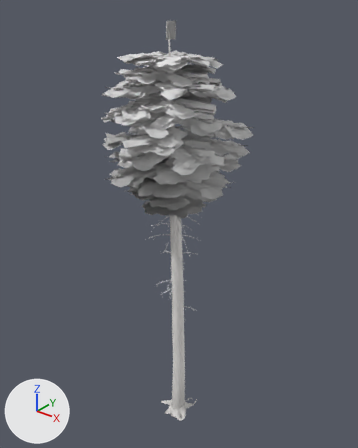
A saved change to the glTF model nuri/public/models/trees/pine_0.glb.
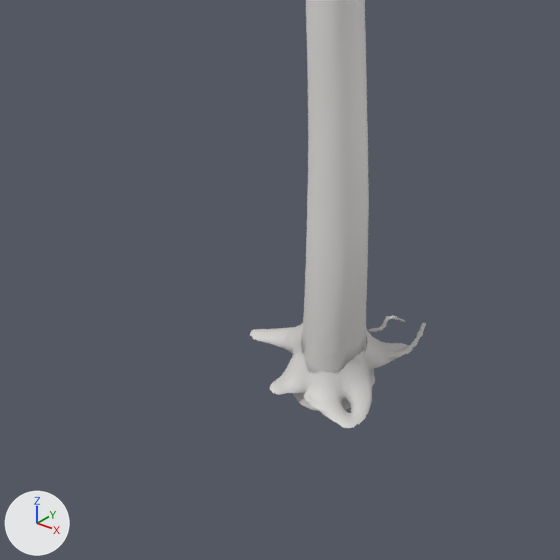
There are two pictures of each version: one whole from a camera (50 mm lens) standing at (14.99, -18.59, 24.72) and looking at (-0.49, 0.75, 12.72), one close up on the part from 31% to 63% of the width and 74% to 100% of the height. Every picture has the same lights, and +X, +Y and +Z are marked at lower left. The last two pictures show the newer version. Vertices at exactly the same position are counted once.

Names of what the first close-up shows: 'pine0_bark'.
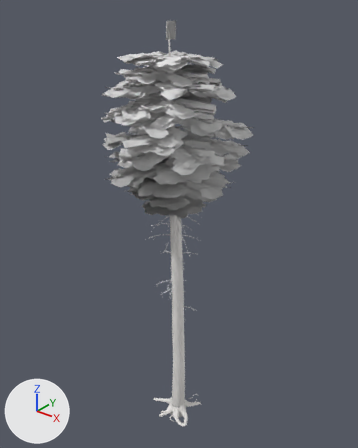
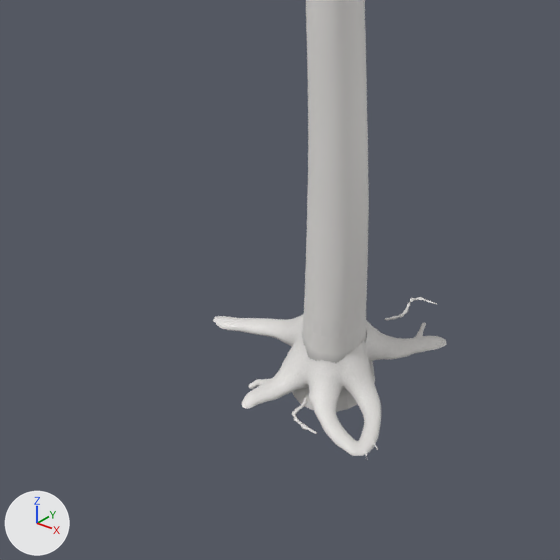
Changed parts and their boxes [x1, y1, x2, y2] in the close-ups (560 x 560 px; the box of a moved part takes in the faces that stretch with it):
```json
{"object": "pine0_bark", "change": "reshaped", "before": [250, 0, 426, 428], "after": [213, 0, 447, 458]}
{"part": 1, "of": "me_pine0_bark", "change": "added", "after": [410, 297, 437, 305]}
{"part": 2, "of": "me_pine0_bark", "change": "moved or reshaped", "before": [251, 315, 426, 428], "after": [213, 302, 447, 458]}
{"part": 3, "of": "me_pine0_bark", "change": "edited", "before": [293, 218, 375, 410], "after": [293, 218, 375, 410], "on screen": "looks the same"}
```

The change, as JSON lines over the scene's bpy script:
```json
{"block": "me_pine0_bark", "where": "# used by ob_pine0_bark; location = (0.0, 0.0, 0.0)"}
{"op": "remove", "block": "me_pine0_bark", "code": "me_pine0_bark.from_pydata(...)  # 11414 vertices, 19975 faces; spans x -3.5..2.6, y -3.0..3.1, z -0.3..22.7"}
{"op": "add", "block": "me_pine0_bark", "code": "me_pine0_bark.from_pydata(...)  # 11531 vertices, 19975 faces; spans x -3.5..2.6, y -3.0..3.1, z -0.3..22.7"}
{"block": "me_pine0_bark", "change": "me_pine0_bark part 1: a new loose piece of 83 vertices spanning x 0.2..0.5, y 1.5..1.7, z 0.0, in mat_defaultmaterial"}
{"block": "me_pine0_bark", "change": "me_pine0_bark part 2: 625 vertices moved from x -1.1..0.9, y -0.9..1.2, z -0.1..0.5 to x -1.1..1.1, y -0.9..1.2, z -0.1..0.6; 3375 vertices removed from x -1.2..0.9, y -0.9..1.3, z -0.1..0.5; 3409 vertices added at x -1.7..1.4, y -1.3..1.4, z -0.1..0.6"}
{"block": "me_pine0_bark", "change": "me_pine0_bark part 3: 594 kept faces spanning x -1.2..0.9, y -0.9..1.3, z -0.3..2.4 get new vertex colours"}
```
